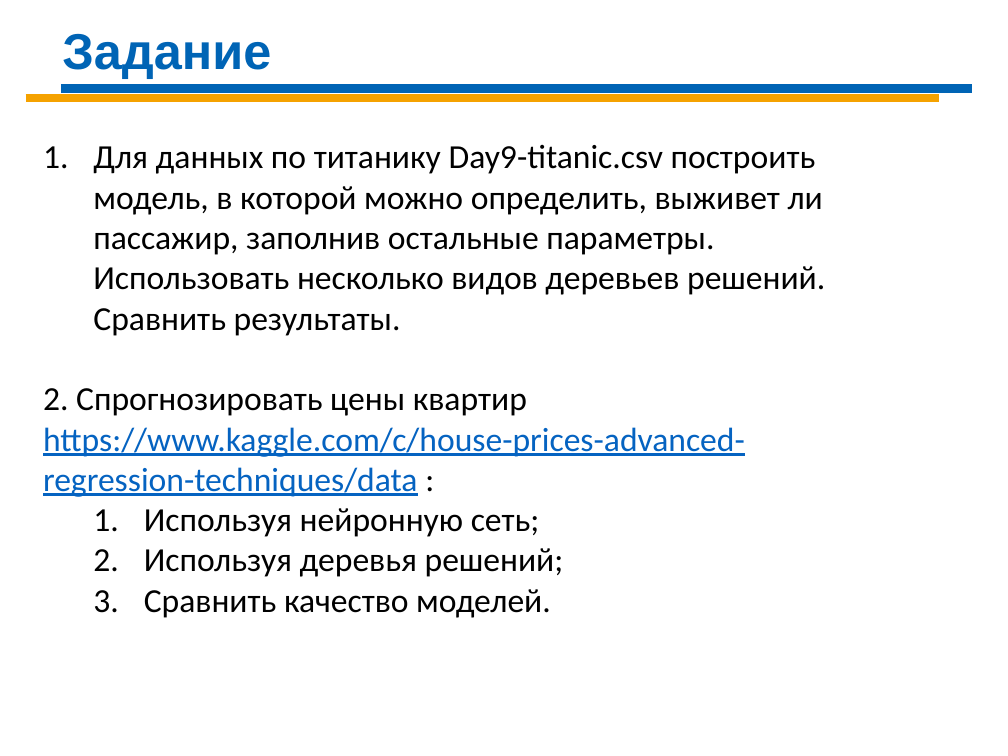
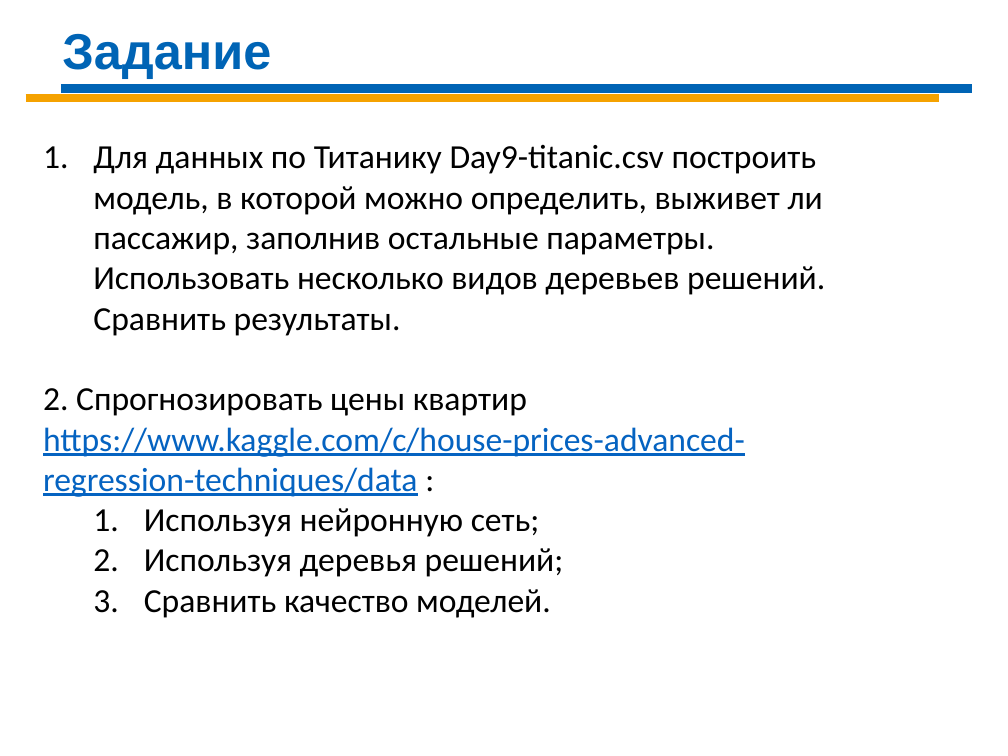
Before and after one commit to Demolis/Infopulse, a slide deck: slide 2 of DS_Mon_Wed_2019/DS-Day-19 R.pptx. Drawn at 1008x756 pixels with LibreOffice and Linux fonts; fonts in the diff are those of the drawing. Boxes give left, top, right and bottom in pixels: in the first picture for what was removed or moved away, otherwise in the second. Text is boxed around its words. In the diff, an @@ line names an element or a change of style, - is before the commit and + after.

```diff
--- a/DS_Mon_Wed_2019/DS-Day-19 R.pptx
+++ b/DS_Mon_Wed_2019/DS-Day-19 R.pptx
@@ text at (93, 145, 825, 336): text changed @@
-1. Для данных по титанику Day9-titanic.csv построить модель, в которой можно определить, выживет ли пассажир, заполнив остальные параметры. Использовать несколько видов деревьев решений. Сравнить результаты.
+1. Для данных по Титанику Day9-titanic.csv построить модель, в которой можно определить, выживет ли пассажир, заполнив остальные параметры. Использовать несколько видов деревьев решений. Сравнить результаты.
```
Also in this commit, not shown: 1 other file.
